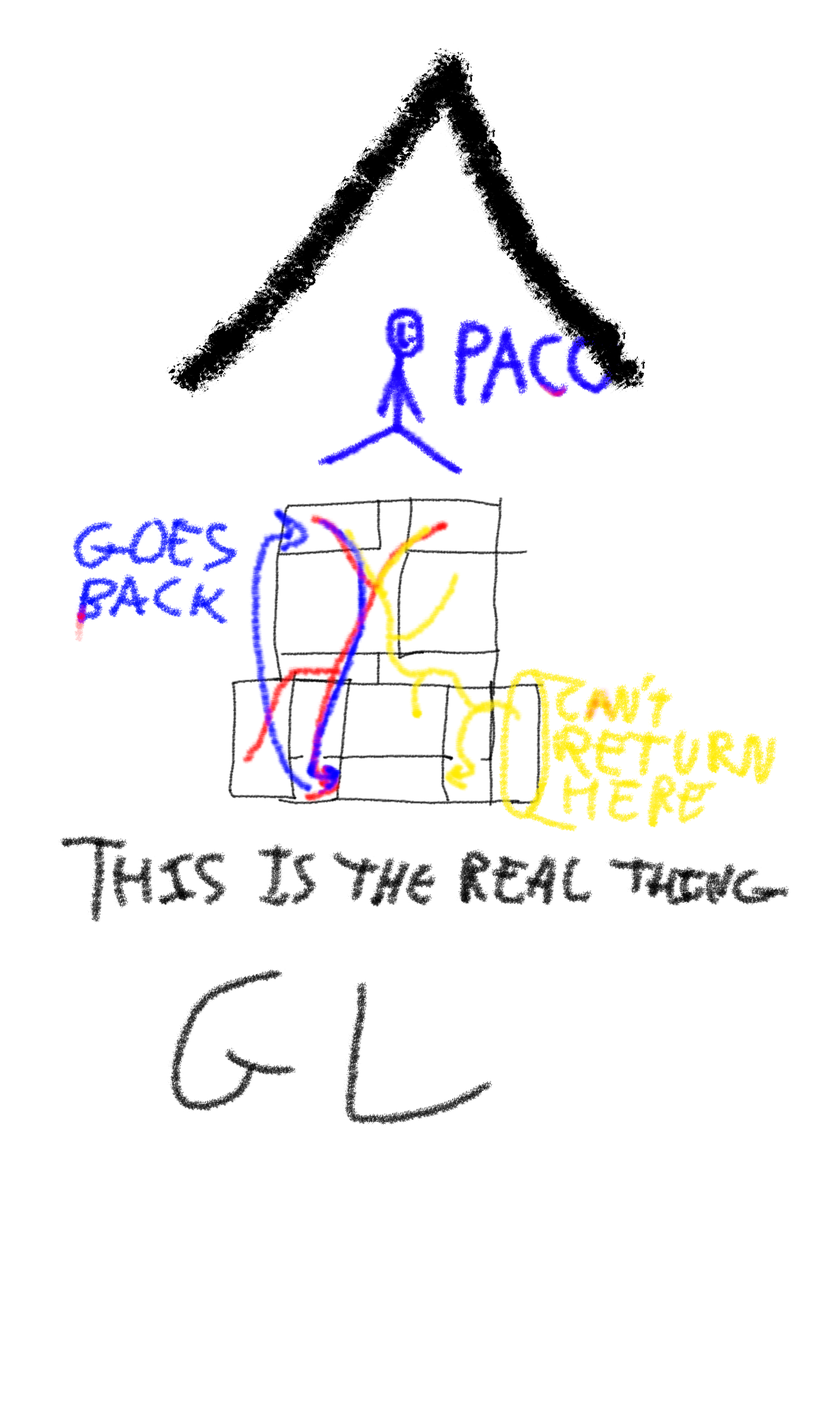
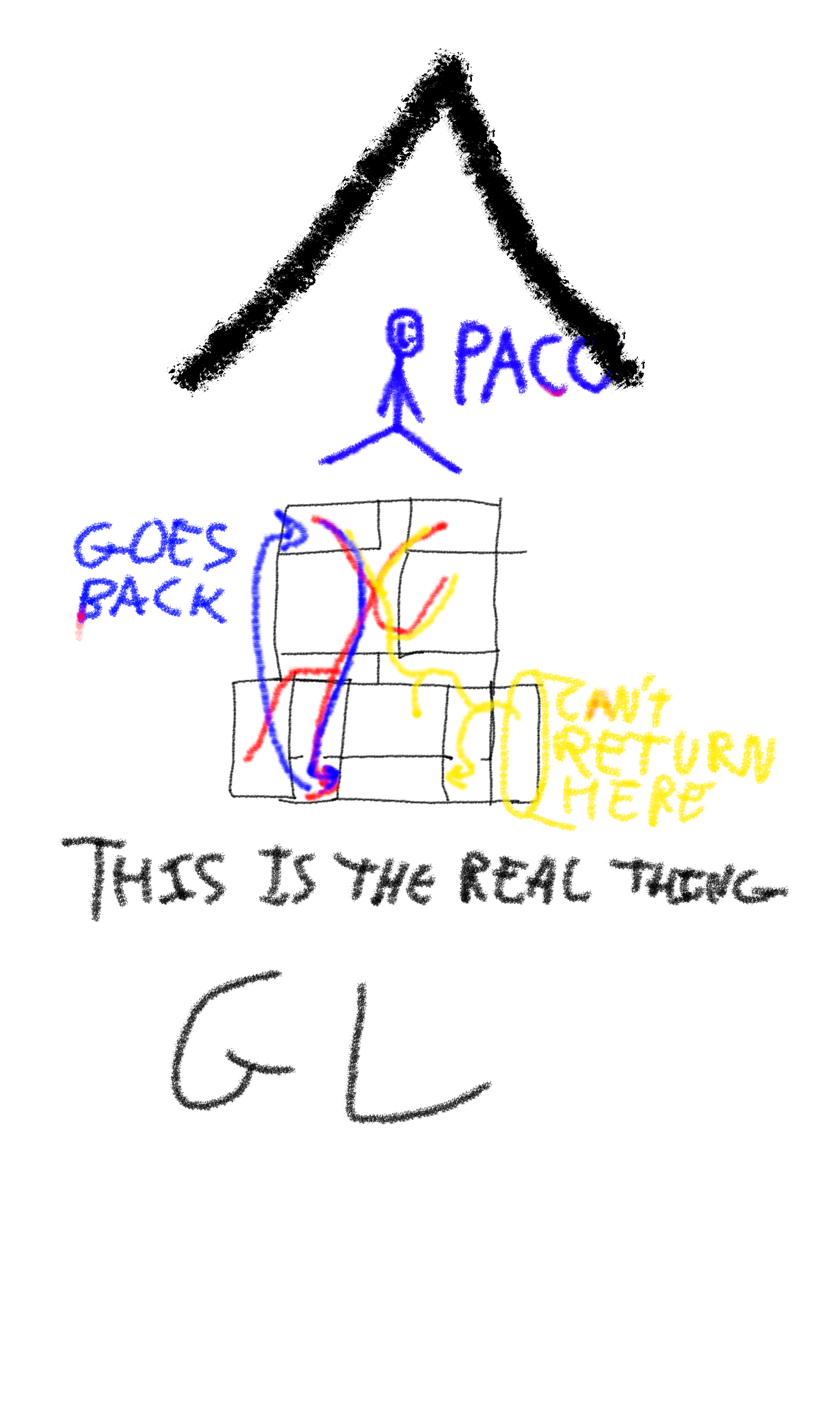
Layered file, before and after one edit (839px x 1419px). Changes by layer:
painted on "Layer #1" over [368, 574, 451, 645]
